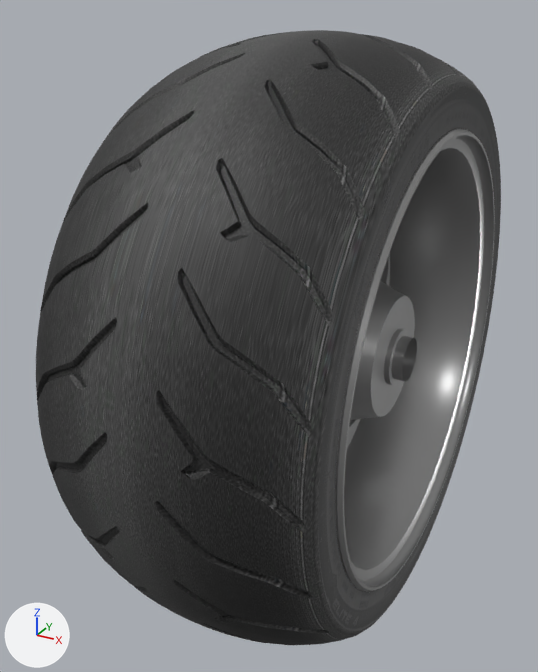
The glTF model models/WheelRear_10in.glb as it was, and as the next commit left it.
Both versions are drawn from a 50 mm camera at (0.329, -1.555, 0.165) aimed at (-0.042, -0.881, -0.172). Arrows for +X, +Y and +Z are at lower left; the lights stay in place. The picture after the commit comes second. Where no turn or scale is listed for an object, it has been applied to the vertices.

The scene before the commit, as lines of its bpy script (objects in view):
```python
me_material_010 = bpy.data.meshes.new('material.010')
me_material_010.from_pydata(...)  # 5048 vertices, 8912 faces; spans x -0.142..0.142, y -1.098..-0.62, z -0.414..0.065
me_material_010.materials.append(mat_brushedaluminum_web)  # grey #a5a5a5
me_material_011 = bpy.data.meshes.new('material.011')
me_material_011.from_pydata(...)  # 6864 vertices, 13376 faces; spans x -0.14..0.139, y -0.321..0.321, z -0.321..0.321
# faces by material slot: [12320, 1056]
me_material_011.materials.append(mat_tirebase_rear)  # picture img_htire2
me_material_011.materials.append(mat_tiresidewalls)  # picture img_hdunlop_png
ob_rear10rim_almn = bpy.data.objects.new('Rear10Rim_ALMN', me_material_010)
ob_rear10rim_almn.location = (0.0, 0.0, 0.0)
ob_tiresidewalls_001 = bpy.data.objects.new('TireSidewalls.001', me_material_011)
ob_tiresidewalls_001.location = (0.0, -0.859, -0.174)
```
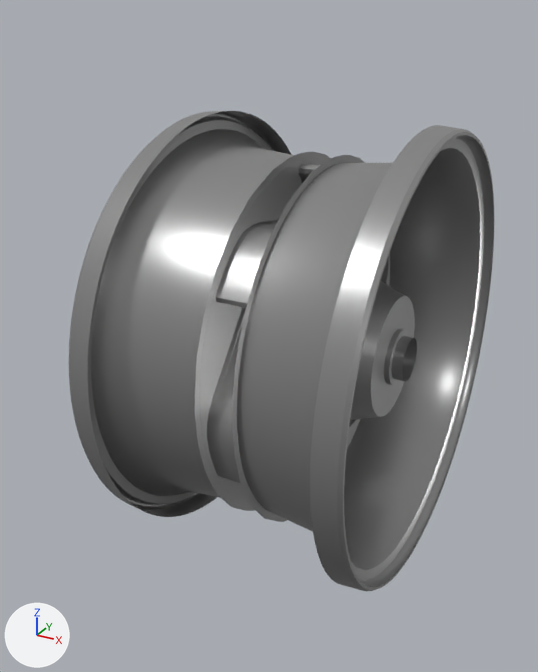
What differs and where, as boxes [x1, y1, x2, y2] in the pictures (538 x 672 px):
'TireSidewalls.001', deleted
    before: [36, 30, 501, 645]
    faces in mat_tirebase_rear (picture img_htire2): [36, 30, 492, 645]
    faces in mat_tiresidewalls (picture img_hdunlop_png): [318, 87, 501, 631]
'Rear10Rim_ALMN', unchanged, uncovered by the edit
    before: [335, 129, 495, 591]
    after: [69, 111, 495, 591]

Diff of the bpy script that builds the scene:
```diff
--- a/models/WheelRear_10in.glb.py
+++ b/models/WheelRear_10in.glb.py
@@ ob_tiresidewalls_001 @@
-ob_tiresidewalls_001 = bpy.data.objects.new('TireSidewalls.001', me_material_011)
-ob_tiresidewalls_001.location = (0.0, -0.859, -0.174)
```
